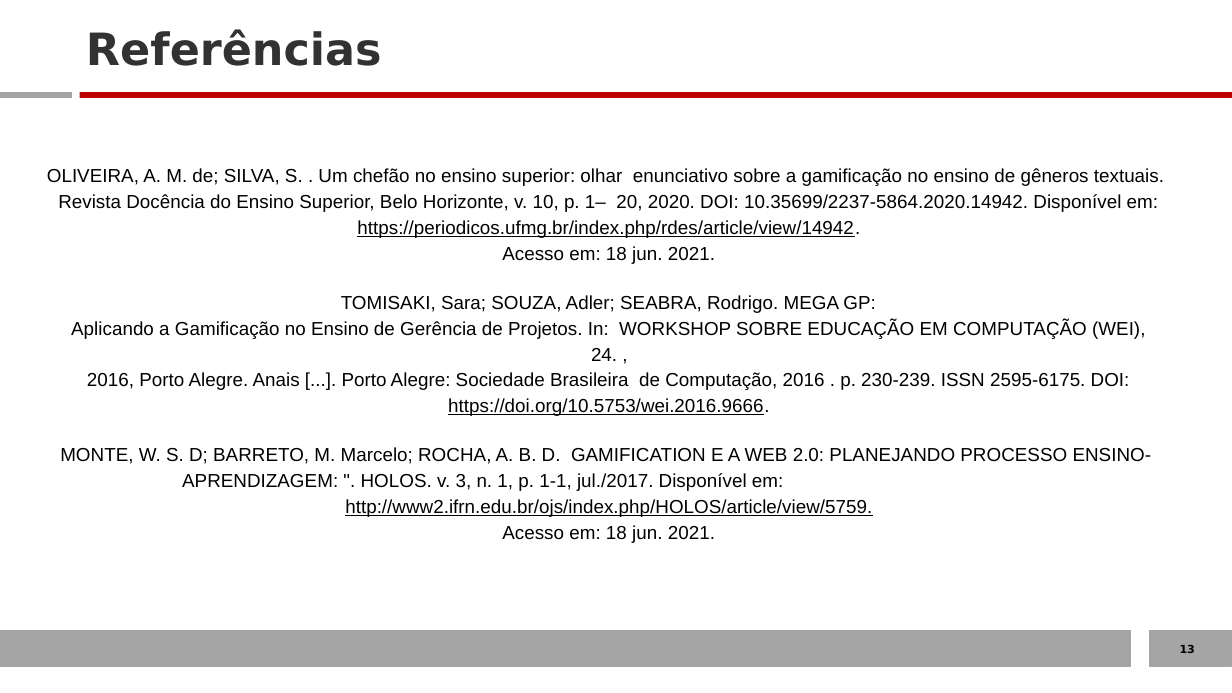
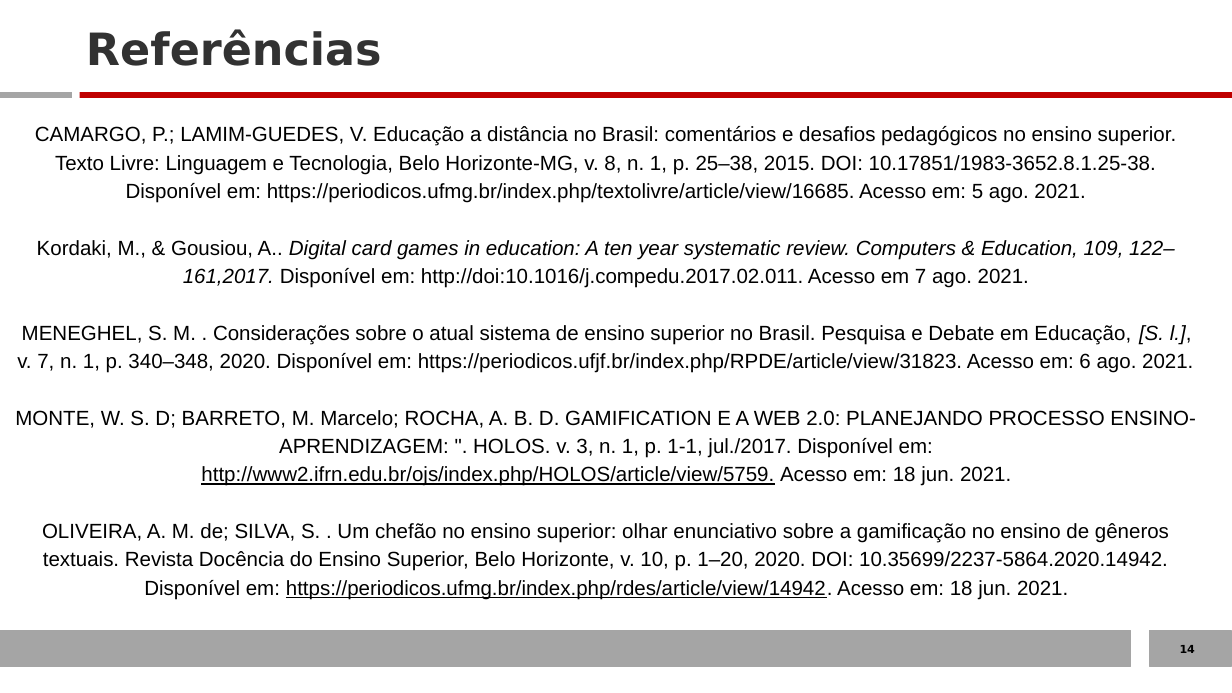
Before and after one commit to YuriPerro/Yuri_Lucas, a slide deck: slide 16 of docs/dcc061-apresentacao-artigo.pptx (slide 13 before the commit). Drawn at 1232x693 pixels with LibreOffice and Linux fonts; fonts in the diff are those of the drawing. Boxes give left, top, right and bottom in pixels: in the first picture for what was removed or moved away, otherwise in the second. Text is boxed around its words. In the diff, an @@ line names an element or a change of style, - is before the commit and + after.

```diff
--- a/docs/dcc061-apresentacao-artigo.pptx
+++ b/docs/dcc061-apresentacao-artigo.pptx
@@ text at (15,126,1195,600): text changed; size 11 to 12 pt @@
-OLIVEIRA, A. M. de; SILVA, S. . Um chefão no ensino superior: olhar enunciativo sobre a gamificação no ensino de gêneros textuais. Revista Docência do Ensino Superior, Belo Horizonte, v. 10, p. 1– 20, 2020. DOI: 10.35699/2237-5864.2020.14942. Disponível em:
-https://periodicos.ufmg.br/index.php/rdes/article/view/14942.
-Acesso em: 18 jun. 2021.
-TOMISAKI, Sara; SOUZA, Adler; SEABRA, Rodrigo. MEGA GP:
-Aplicando a Gamificação no Ensino de Gerência de Projetos. In: WORKSHOP SOBRE EDUCAÇÃO EM COMPUTAÇÃO (WEI), 24. ,
-2016, Porto Alegre. Anais [...]. Porto Alegre: Sociedade Brasileira de Computação, 2016 . p. 230-239. ISSN 2595-6175. DOI:
-https://doi.org/10.5753/wei.2016.9666.
-MONTE, W. S. D; BARRETO, M. Marcelo; ROCHA, A. B. D. GAMIFICATION E A WEB 2.0: PLANEJANDO PROCESSO ENSINO- APRENDIZAGEM: ". HOLOS. v. 3, n. 1, p. 1-1, jul./2017. Disponível em: http://www2.ifrn.edu.br/ojs/index.php/HOLOS/article/view/5759.
-Acesso em: 18 jun. 2021.
+CAMARGO, P.; LAMIM-GUEDES, V. Educação a distância no Brasil: comentários e desafios pedagógicos no ensino superior. Texto Livre: Linguagem e Tecnologia, Belo Horizonte-MG, v. 8, n. 1, p. 25–38, 2015. DOI: 10.17851/1983-3652.8.1.25-38. Disponível em: https://periodicos.ufmg.br/index.php/textolivre/article/view/16685. Acesso em: 5 ago. 2021.
+Kordaki, M., & Gousiou, A.. Digital card games in education: A ten year systematic review. Computers & Education, 109, 122–161,2017. Disponível em: http://doi:10.1016/j.compedu.2017.02.011. Acesso em 7 ago. 2021.
+MENEGHEL, S. M. . Considerações sobre o atual sistema de ensino superior no Brasil. Pesquisa e Debate em Educação, [S. l.], v. 7, n. 1, p. 340–348, 2020. Disponível em: https://periodicos.ufjf.br/index.php/RPDE/article/view/31823. Acesso em: 6 ago. 2021.
+MONTE, W. S. D; BARRETO, M. Marcelo; ROCHA, A. B. D. GAMIFICATION E A WEB 2.0: PLANEJANDO PROCESSO ENSINO-APRENDIZAGEM: ". HOLOS. v. 3, n. 1, p. 1-1, jul./2017. Disponível em: http://www2.ifrn.edu.br/ojs/index.php/HOLOS/article/view/5759. Acesso em: 18 jun. 2021.
+OLIVEIRA, A. M. de; SILVA, S. . Um chefão no ensino superior: olhar enunciativo sobre a gamificação no ensino de gêneros textuais. Revista Docência do Ensino Superior, Belo Horizonte, v. 10, p. 1–20, 2020. DOI: 10.35699/2237-5864.2020.14942. Disponível em: https://periodicos.ufmg.br/index.php/rdes/article/view/14942. Acesso em: 18 jun. 2021.
@@ text at (1180,645,1195,653): text changed @@
-13
+14
```
Also in this commit, not shown: 7 other slides changed, 8 slides added, 5 slides removed, 1 other file.
